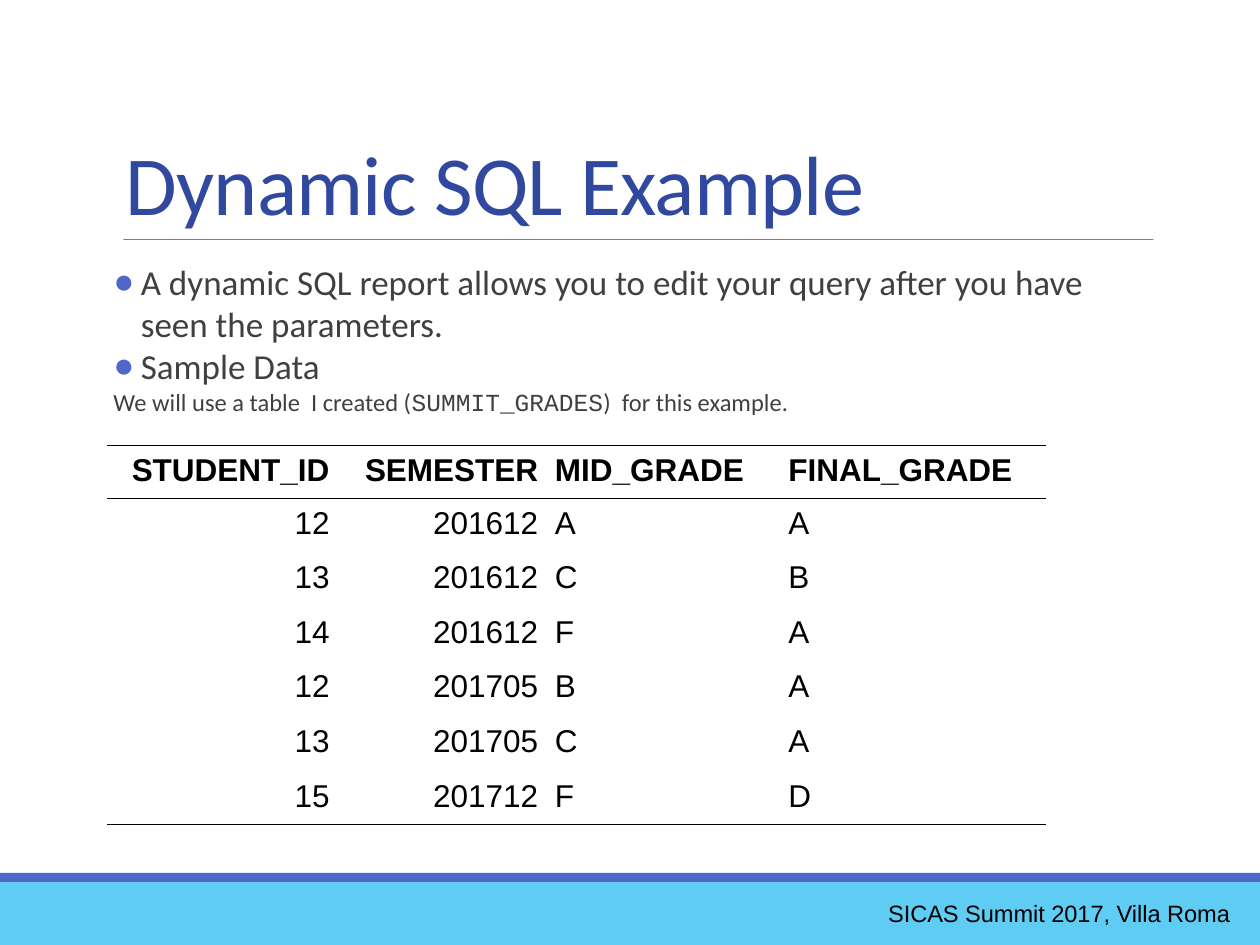
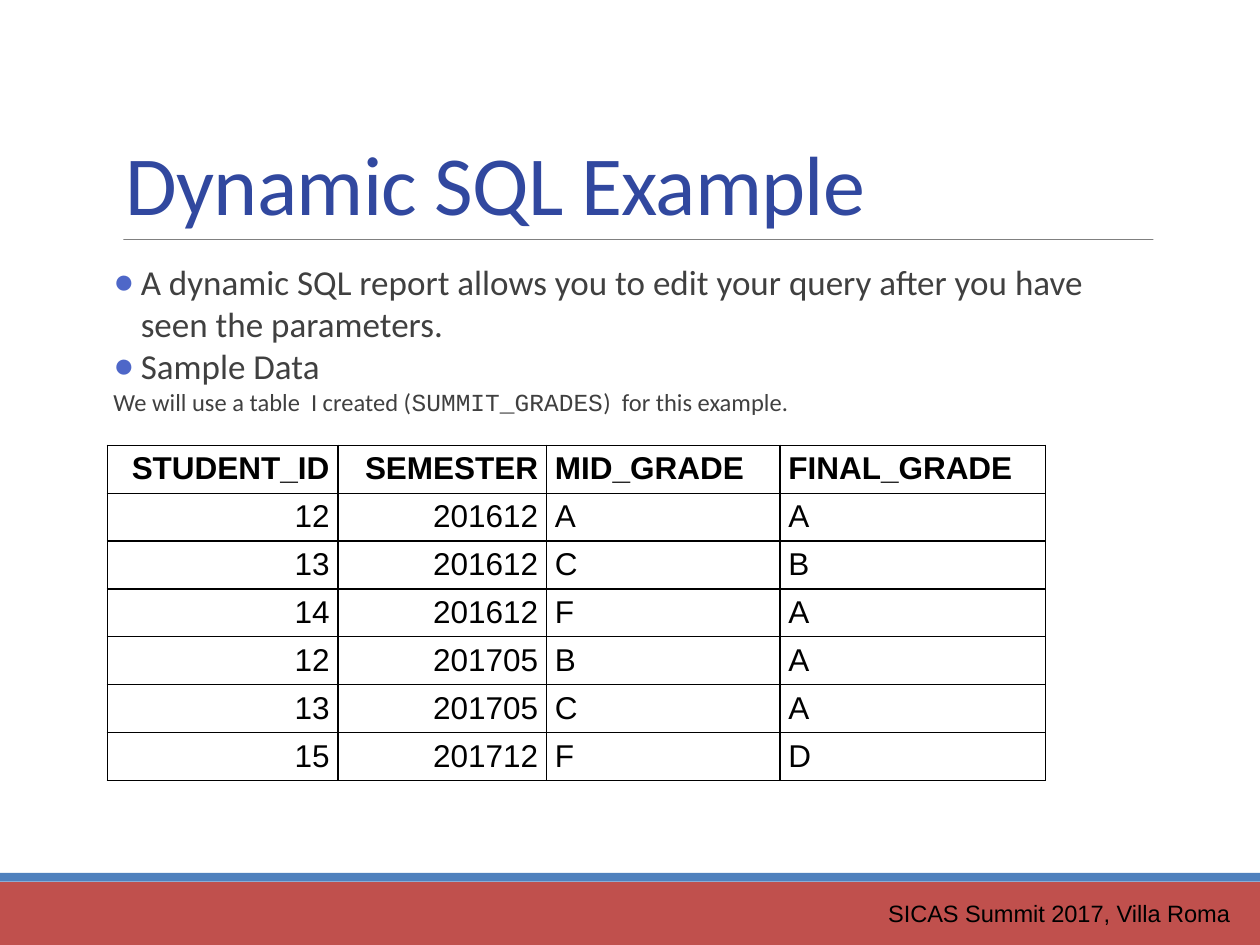
Before and after one commit to ewcole/simple_report, a slide deck: slide 21 of docs/SICAS_2017/Cole_Drop-In Reporting with Groovy.pptx. Drawn at 1260x945 pixels with LibreOffice and Linux fonts; fonts in the diff are those of the drawing. Boxes give left, top, right and bottom in pixels: in the first picture for what was removed or moved away, otherwise in the second. Text is boxed around its words. In the diff, an @@ line names an element or a change of style, - is before the commit and + after.

```diff
--- a/docs/SICAS_2017/Cole_Drop-In Reporting with Groovy.pptx
+++ b/docs/SICAS_2017/Cole_Drop-In Reporting with Groovy.pptx
@@ table at [107,445,1046,772] @@
@@ less space between paragraphs @@
@@ borders changed @@
@@ rectangle at [0,882,1260,945]: fill #5ECCF3 to #C0504D @@
@@ rectangle at [0,873,1260,882]: fill #4E67C8 to #4F81BD @@
```
Also in this commit, not shown: 45 other slides changed, 1 other file.
